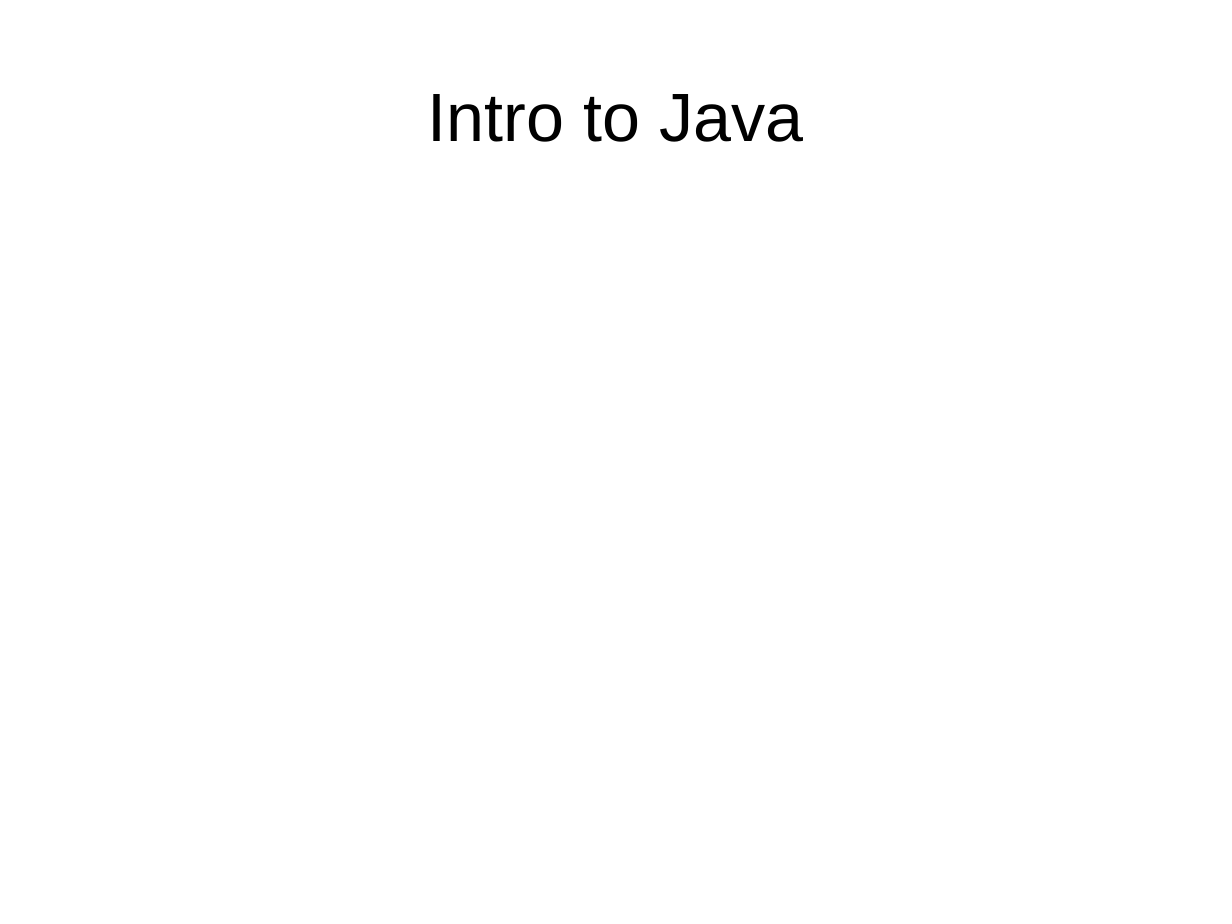
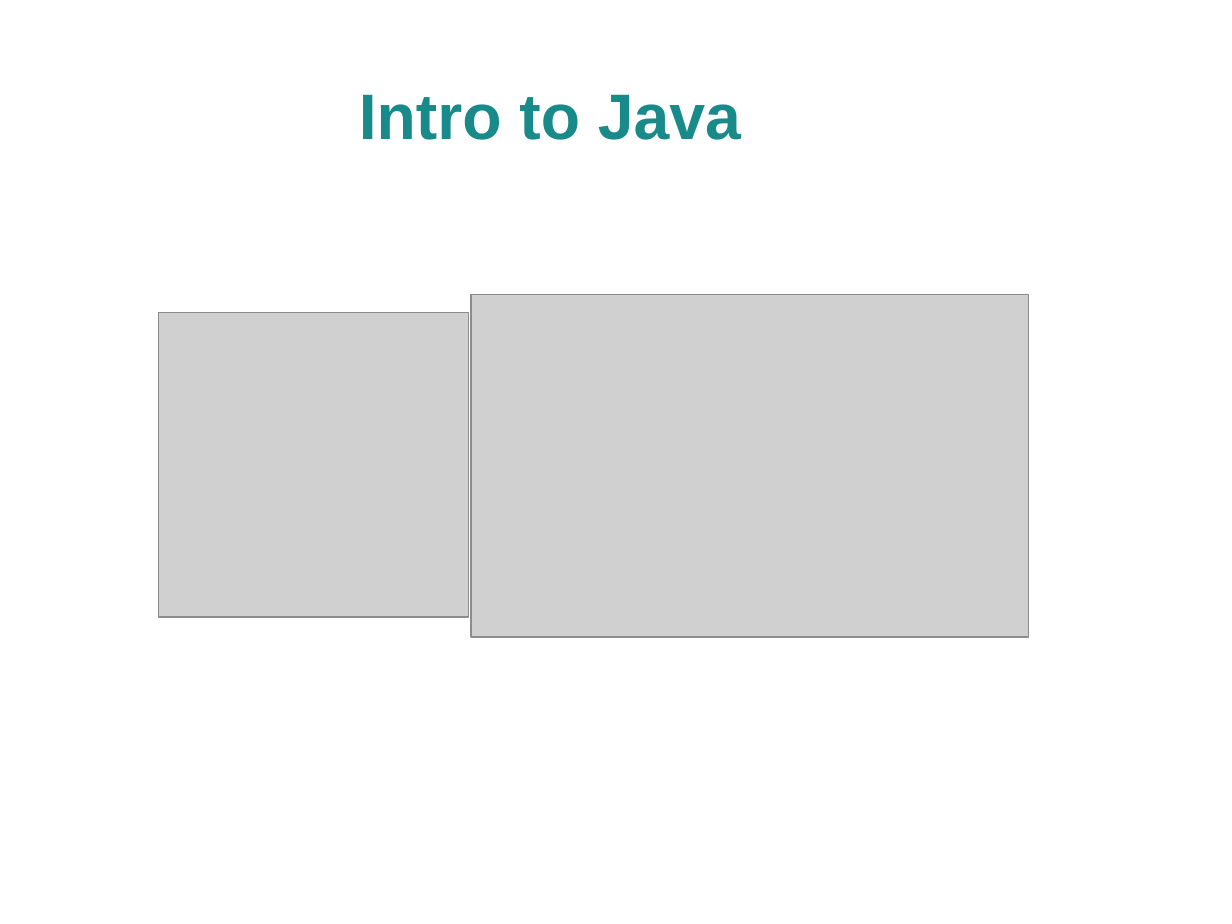
Before and after one commit to FredXCoders/HelloDojo, a slide deck: slide 1 of lessons/Java and Eclipse Basics.odp. Drawn at 1232x924 pixels with LibreOffice and Linux fonts; fonts in the diff are those of the drawing; grey boxes stand for pictures; background and template pictures are left out. Boxes give left, top, right and bottom in pixels: in the first picture for what was removed or moved away, otherwise in the second. Text is boxed around its words. In the diff, an @@ line names an element or a change of style, - is before the commit and + after.

```diff
--- a/lessons/Java and Eclipse Basics.odp
+++ b/lessons/Java and Eclipse Basics.odp
@@ title "Intro to Java": place and size @@
-title "Intro to Java" at bbox=[428, 94, 803, 142]
+title "Intro to Java" at bbox=[359, 94, 741, 140]
@@ title "Intro to Java" at bbox=[359, 94, 741, 140]: size 44 to 41.4 pt, text colour #000000 to #198A8A, bold on @@
@@ picture added at bbox=[472, 294, 1030, 637] @@
@@ picture added at bbox=[159, 313, 470, 617] @@
```
Also in this commit, not shown: 7 other slides changed, 4 slides added, 4 other files.
